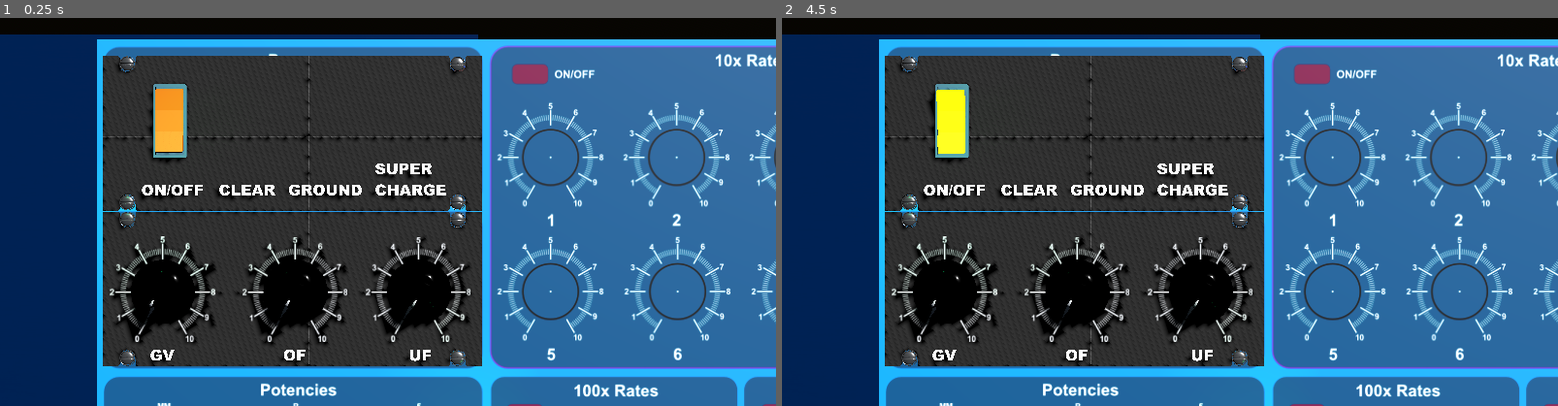
Above: before the commit, frames 1-2 (left to right).
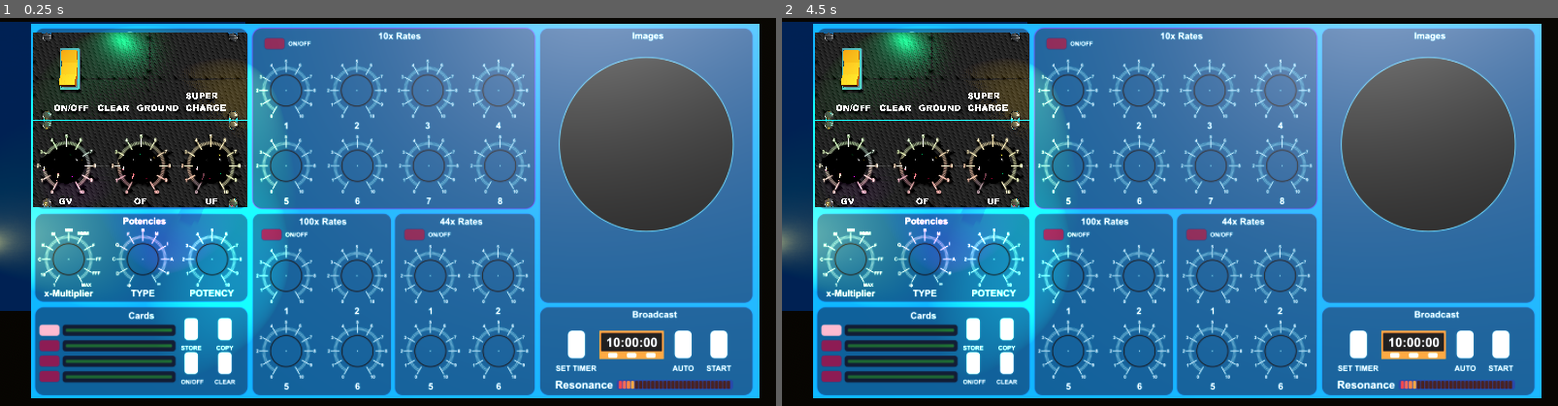
Above: after the commit, the same moments.

Repository: isuretpolos/AOPi3
Game: Godot game, scene res://SCENES/MAIN3D.tscn
Two runs of this game, one before a commit and one after it. Both use one fixed random seed, a clock stepped at 60 frames per second and the inputs below.
Inputs (mouse positions are in pixels of both pictures, inside the frame that each line leads up to):
- Up to frame 1 (0.25 s): no input
- Up to frame 2 (4.5 s): tap Enter (ui_accept) at 0.5, 0.77, 1.25, 1.52, 2, 2.75, 3.02, 3.5, 3.77, 4.25 s; move the mouse to (1340, 192) at 0.52 s; hold Right (ui_right) 0.53-1.28 s; hold Shift 0.53-1.28 s; click (1340, 192) at 0.67 s; move the mouse to (1014, 231) at 1.27 s; hold Down (ui_down) 1.28-2.03 s; tap Shift at 1.35, 2.85, 4.35 s; click (1014, 231) at 1.42 s; move the mouse to (1247, 126) at 2.02 s; hold Right (ui_right) 2.03-2.78 s; hold Shift 2.03-2.78 s; click (1247, 126) at 2.17 s; move the mouse to (1131, 289) at 2.77 s; hold Up (ui_up) 2.78-3.53 s; click (1131, 289) at 2.92 s; move the mouse to (1402, 270) at 3.52 s; hold Shift 3.53-4.28 s; hold Left (ui_left) from 3.53 s (still down); click (1402, 270) at 3.67 s; move the mouse to (937, 153) at 4.27 s; click (937, 153) at 4.42 s

The runs differ from the first frame. In frame 1, 77% of the frame differs, in the area x 0-100%, y 1-100%; in frame 2, 77%.

Commit message:
view need bugfix

Diff:
--- a/SCENES/MAIN3D.tscn
+++ b/SCENES/MAIN3D.tscn
@@ -145,27 +145,23 @@
 spot_attenuation = 0.22
 spot_angle = 37.62
 
-[node name="CameraRig2" type="Node3D" parent="."]
-transform = Transform3D(1, 0, 0, 0, 1, 0, 0, 0, 1, 7.5198364, 16.976624, -3.5083008)
+[node name="CameraRig2" type="Node3D" parent="." node_paths=PackedStringArray("look_at_target")]
+transform = Transform3D(1, 0, 0, 0, 1, 0, 0, 0, 1, 0, 18.994688, 0)
 script = ExtResource("2_jdj2l")
-zoom_sensitivity = 4.0
-min_zoom = -15.0
-max_zoom = 200.0
+look_at_target = NodePath("../EMPTY")
 
-[node name="HorizontalPivot" type="Node3D" parent="CameraRig2"]
-
-[node name="VerticalPivot" type="Node3D" parent="CameraRig2/HorizontalPivot"]
-
-[node name="SpringArm3D" type="SpringArm3D" parent="CameraRig2/HorizontalPivot/VerticalPivot"]
-transform = Transform3D(1, 0, 0, 0, -4.371139e-08, 1, 0, -1, -4.371139e-08, -3.7, 32.900005, 1.0999999)
+[node name="SpringArm3D" type="SpringArm3D" parent="CameraRig2"]
 shape = SubResource("SeparationRayShape3D_1fqqq")
 spring_length = 4.0
 
-[node name="Camera3D" type="Camera3D" parent="CameraRig2/HorizontalPivot/VerticalPivot/SpringArm3D"]
-fov = 12.8
+[node name="Camera3D" type="Camera3D" parent="CameraRig2/SpringArm3D"]
+fov = 50.0
 
 [node name="TRNG_FROM_AUDIO" type="Node" parent="."]
 script = ExtResource("8_uusqb")
 
+[node name="EMPTY" type="Node3D" parent="."]
+transform = Transform3D(1, 0, 0, 0, 1, 0, 0, 0, 1, 14.56015, 0, 2.642922)
+
 [connection signal="mouse_entered" from="PROTOTYPE_DEVICE/BUTTON/StaticBody3D" to="PROTOTYPE_DEVICE/BUTTON" method="_on_static_body_3d_mouse_entered"]
 [connection signal="mouse_exited" from="PROTOTYPE_DEVICE/BUTTON/StaticBody3D" to="PROTOTYPE_DEVICE/BUTTON" method="_on_static_body_3d_mouse_exited"]
--- a/SCRIPTS/camera_rig.gd
+++ b/SCRIPTS/camera_rig.gd
@@ -1,61 +1,12 @@
 extends Node3D
 
-# Direction X/Y where one looks
-var _look := Vector2.ZERO
-@export var rotate_sensitivity := 0.003
-@export var pan_sensitivity := 0.01
-@export var zoom_sensitivity := 0.5
+@export var look_at_target := Node3D
 
-@export var min_pitch := deg_to_rad(-85)
-@export var max_pitch := deg_to_rad(85)
-@export var min_zoom := 1.5
-@export var max_zoom := 30.0
-
-@onready var yaw_pivot := $HorizontalPivot
-@onready var pitch_pivot := $HorizontalPivot/VerticalPivot
-@onready var spring_arm := $HorizontalPivot/VerticalPivot/SpringArm3D
-
-var rotating := false
-var panning := false
-#@export var mouse_sensitivity :float = 0.00075
-
-func _unhandled_input(event: InputEvent) -> void:
-
-	# --- Mouse Motion ---
-	if event is InputEventMouseMotion:
-		if Input.is_mouse_button_pressed(MOUSE_BUTTON_MIDDLE):
-
-			if Input.is_key_pressed(KEY_SHIFT):
-				pan_camera(event.relative)
-			else:
-				rotate_camera(event.relative)
-
-	# --- Zoom ---
-	elif event is InputEventMouseButton:
-		if Input.is_key_pressed(KEY_SHIFT):
-			if event.button_index == MOUSE_BUTTON_WHEEL_UP:
-				spring_arm.spring_length -= zoom_sensitivity
-			elif event.button_index == MOUSE_BUTTON_WHEEL_DOWN:
-				spring_arm.spring_length += zoom_sensitivity
-
-		spring_arm.spring_length = clamp(
-			spring_arm.spring_length, min_zoom, max_zoom
-		)
-
-
-func rotate_camera(delta: Vector2) -> void:
-	# Yaw
-	yaw_pivot.rotate_y(-delta.x * rotate_sensitivity)
-
-	# Pitch
-	var new_pitch = pitch_pivot.rotation.x - delta.y * rotate_sensitivity
-	pitch_pivot.rotation.x = clamp(new_pitch, min_pitch, max_pitch)
-
-
-func pan_camera(delta: Vector2) -> void:
-	var right = -yaw_pivot.global_transform.basis.x
-	var up = -yaw_pivot.global_transform.basis.y
-
-	global_translate(
-		(right * delta.x + up * -delta.y) * pan_sensitivity
-	)
+func _ready() -> void:
+	if look_at_target:
+		$SpringArm3D.position.x = look_at_target.position.x
+		$SpringArm3D.position.z = look_at_target.position.z
+		$SpringArm3D.look_at(look_at_target.position)
+		$SpringArm3D.rotation.y = 0.0
+		$SpringArm3D.position.x = look_at_target.position.x
+		$SpringArm3D.position.z = look_at_target.position.z
Not shown, changed: BLENDER/prototype.blend
Not shown, changed: BLENDER/prototype.blend1
